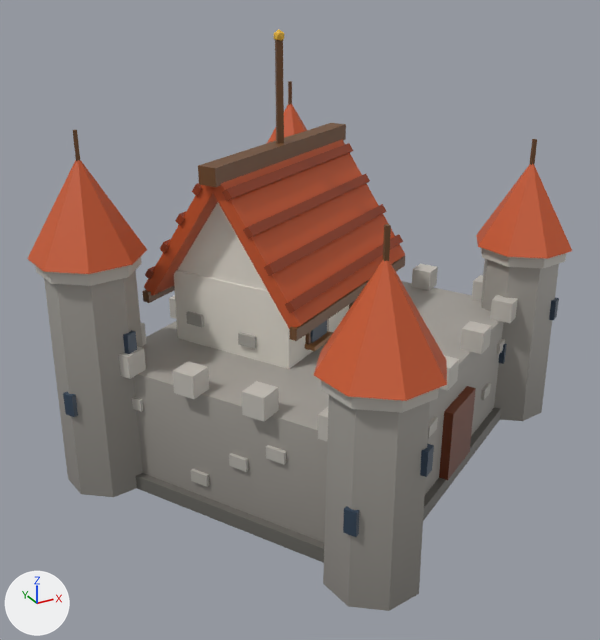
Two versions of the glTF model art/models/building_24.glb, one commit apart.
The view is the same before and after, from a camera (50 mm lens) standing at (-1.084, -1.832, 1.306) and looking at (-0.093, -0.03, 0.405). Every picture has the same lights, and +X, +Y and +Z are marked at lower left. The older version comes first. Vertices at exactly the same position are counted once.

In view in the first picture: 'building_24'.
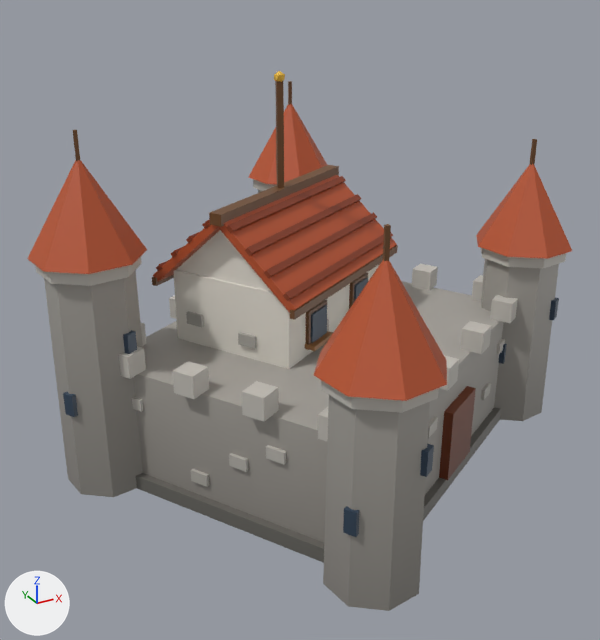
Where the change shows, as pixel boxes [x1, y1, x2, y2] in the pictures (600 x 640 px; the box of a moved part takes in the faces that stretch with it):
'building_24', reshaped (7% shorter): before [27, 30, 572, 611]; after [27, 71, 572, 611]
part 1 of me_building_24, moved or reshaped: before [275, 40, 284, 144]; after [275, 81, 284, 188]
part 2 of me_building_24, moved or reshaped: before [273, 30, 284, 40]; after [274, 71, 285, 82]
part 3 of me_building_24, moved or reshaped: before [143, 123, 405, 341]; after [152, 165, 398, 320]
part 4 of me_building_24, recoloured: [27, 104, 572, 401] in both

The change in detail:
me_building_24 is used by ob_building_24; location (0.0, 0.0, 0.0).
me_building_24 had 734 vertices, 1136 faces and spanned x -0.745..0.745, y -0.72..0.72, z 0.0..1.136.
me_building_24 now has 734 vertices, 1136 faces and spans x -0.745..0.745, y -0.72..0.72, z 0.0..1.036.
me_building_24 part 1: the loose piece of 8 vertices spanning x -0.08..-0.06, y 0.111..0.132, z 0.82..1.12 is moved by (0.0, 0.0, -0.1).
me_building_24 part 2: the loose piece of 12 vertices spanning x -0.084..-0.056, y 0.107..0.135, z 1.104..1.136 is moved by (0.0, 0.0, -0.1).
me_building_24 part 3: 106 of 734 vertices moved; they spanned x -0.458..0.318, y -0.242..0.484, z 0.458..0.852 and now span x -0.432..0.292, y -0.216..0.459, z 0.502..0.733; mean shift (0.0, 0.0, -0.032); largest move (-0.36, -0.017, 0.852) -> (-0.334, -0.011, 0.733).
me_building_24 part 4: 138 kept faces spanning x -0.745..0.745, y -0.72..0.72, z 0.512..0.877 get new vertex colours.
